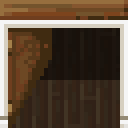
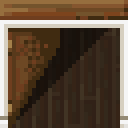
Comparing the layer stacks of the two w=128, h=128 images. Changes:
painted on "door" over 24, 28, 60, 104
painted on "shadow copy" over 16, 28, 120, 120
painted on "Pasted Layer #1" over 32, 60, 40, 76
